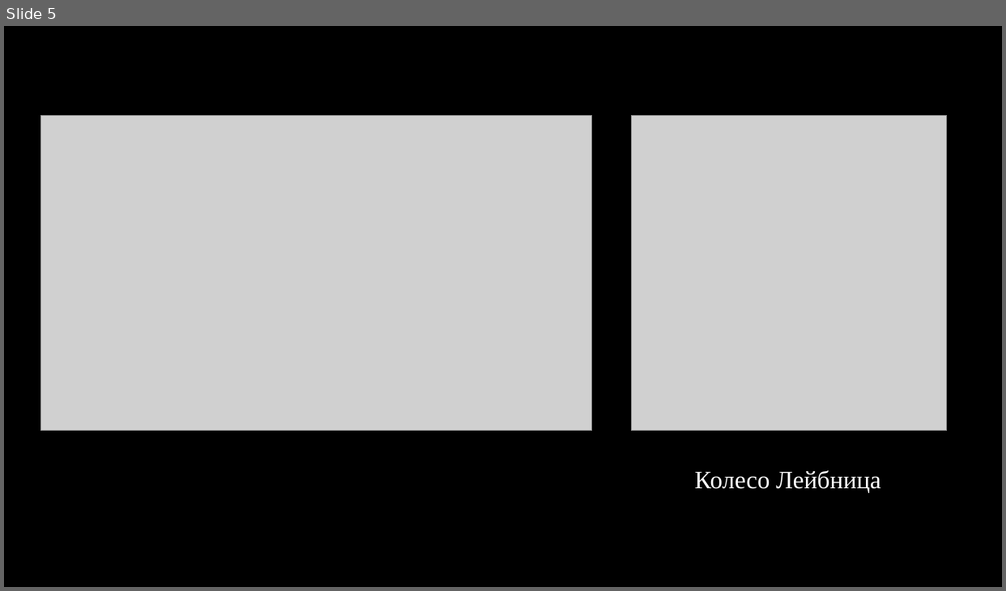
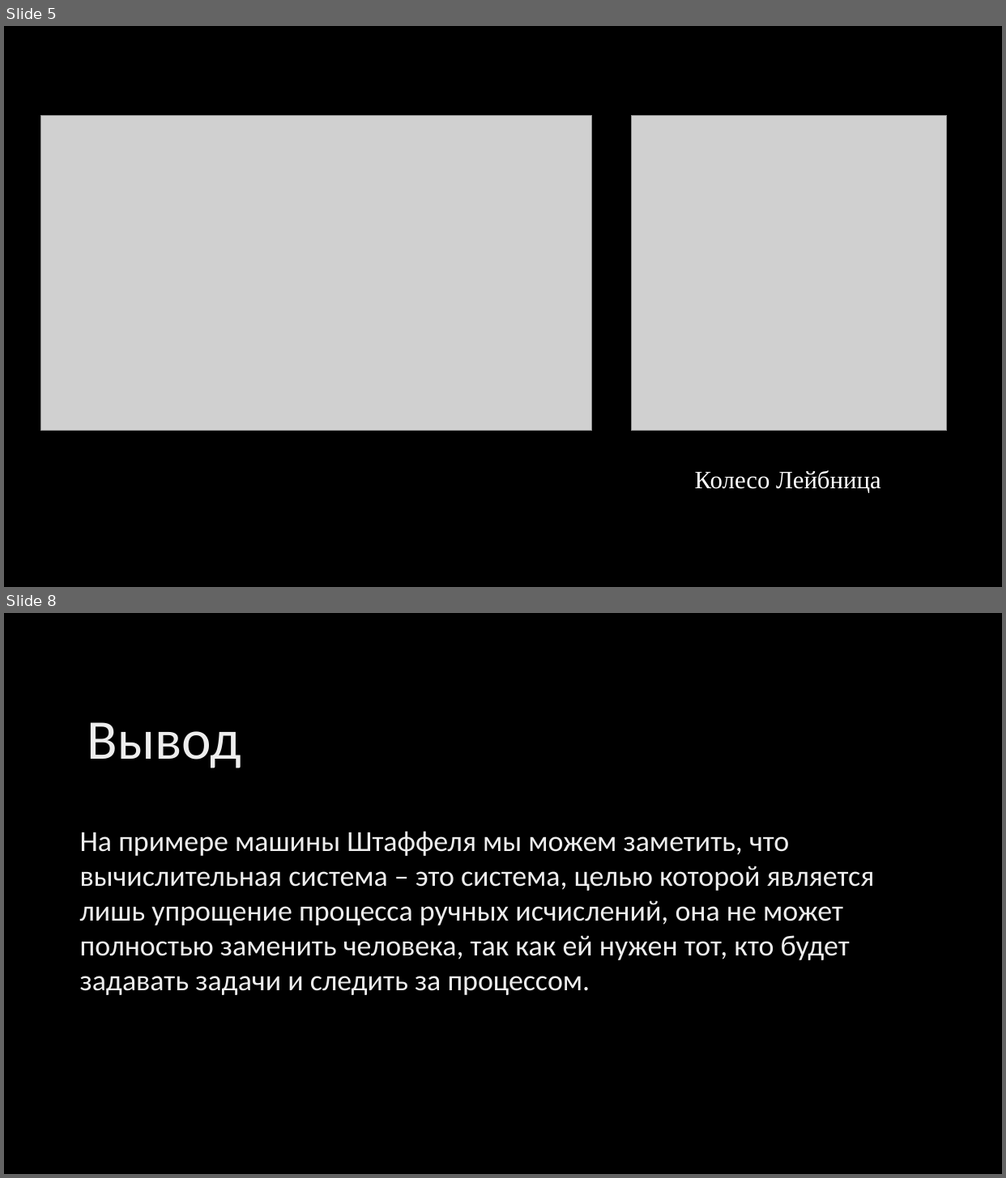
Before and after one commit to Tsigankova/Operating-System.-Laboratory-Work-1, a slide deck: Вычислительная машина Штаффеля.pptx. Shown one above the other, each under a label of ours: slide 5 before the commit, slides 5 and 8 after it; the slides between them are not shown. The pictures are 1006x591 and 1006x1178 pixels, drawn with LibreOffice and Linux fonts; fonts in the diff are those of the drawing; grey boxes stand for pictures; background and template pictures are left out. Boxes give left, top, right and bottom in pixels: in the first picture for what was removed or moved away, otherwise in the second. Text is boxed around its words. In the diff, an @@ line names an element or a change of style, - is before the commit and + after.

```diff
--- a/Вычислительная машина Штаффеля.pptx
+++ b/Вычислительная машина Штаффеля.pptx
@@ slide 8 added at (4,613,1002,1174), background picture (left out) @@
@@ title added at (87,722,241,769), 54 pt, text gradient #DEDEDE to #EDEDED to #FFFFFF @@
+Вывод
@@ text added at (80,831,875,995), 28 pt, text gradient #DEDEDE to #EDEDED to #FFFFFF @@
+На примере машины Штаффеля мы можем заметить, что вычислительная система – это система, целью которой является лишь упрощение процесса ручных исчислений, она не может полностью заменить человека, так как ей нужен тот, кто будет задавать задачи и следить за процессом.
```
Also in this commit, not shown: 2 other slides added.
